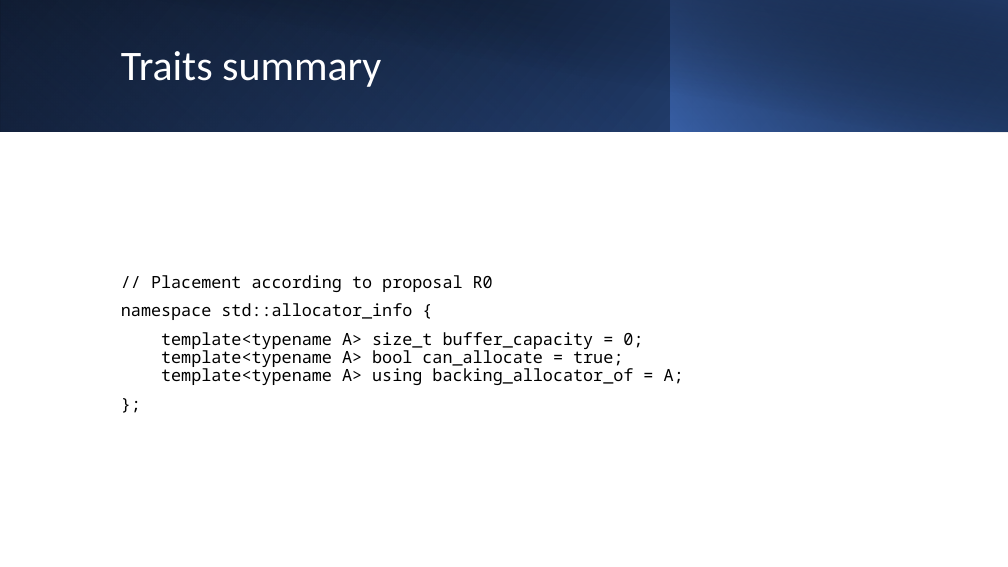
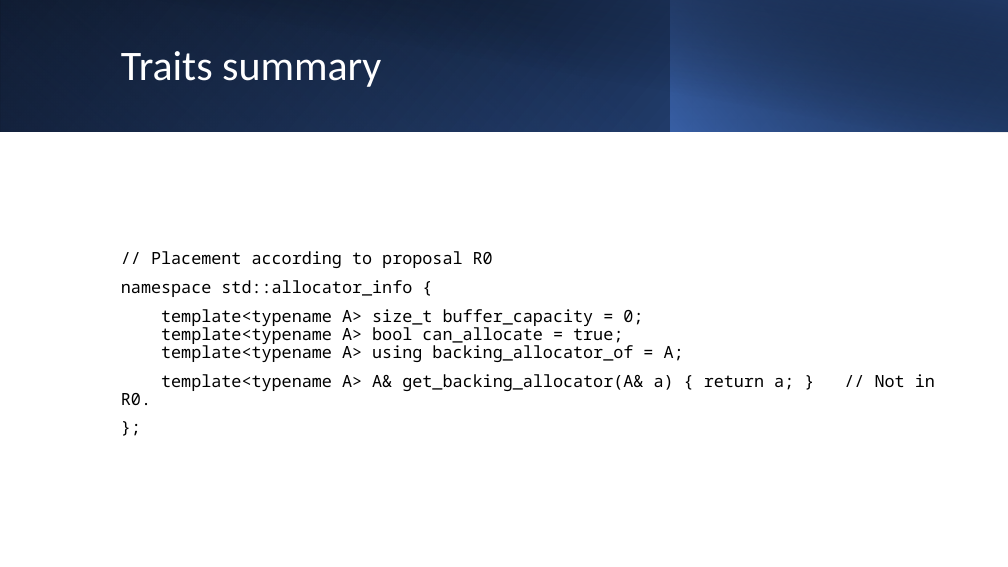
Before and after one commit to BengtGustafsson/isocpp-proposals, a slide deck: slide 9 of P2667-VectorAllocatorForSBO/VectorAllocatorPresentation.pptx. Drawn at 1008x567 pixels with LibreOffice and Linux fonts; fonts in the diff are those of the drawing. Boxes give left, top, right and bottom in pixels: in the first picture for what was removed or moved away, otherwise in the second. Text is boxed around its words. In the diff, an @@ line names an element or a change of style, - is before the commit and + after.

```diff
--- a/P2667-VectorAllocatorForSBO/VectorAllocatorPresentation.pptx
+++ b/P2667-VectorAllocatorForSBO/VectorAllocatorPresentation.pptx
@@ text at (161, 374, 935, 391): paragraph added @@
+template<typename A> A& get_backing_allocator(A& a) { return a; } // Not in R0.
```
Also in this commit, not shown: 2 other slides changed, 1 other file.
